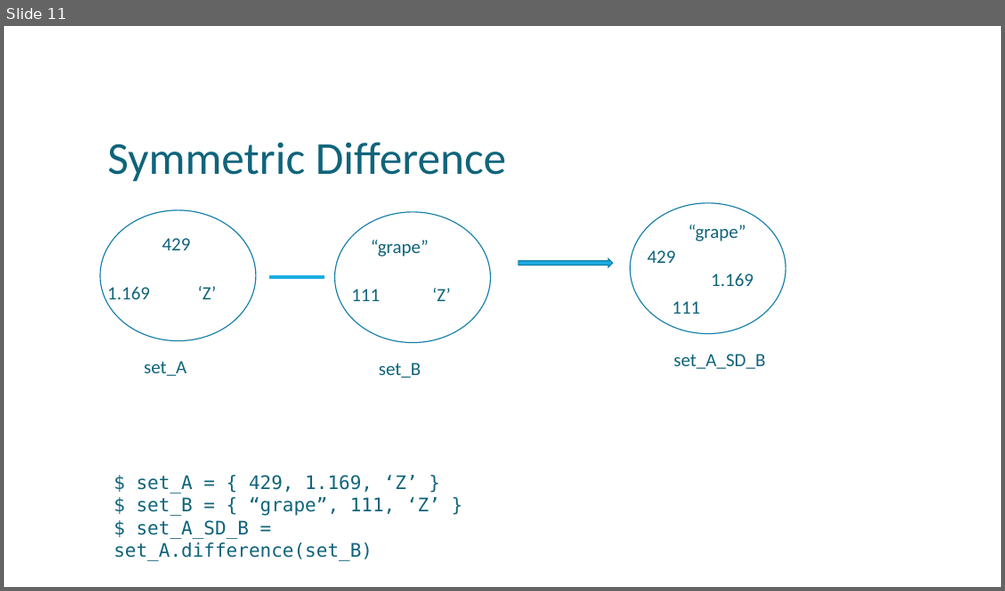
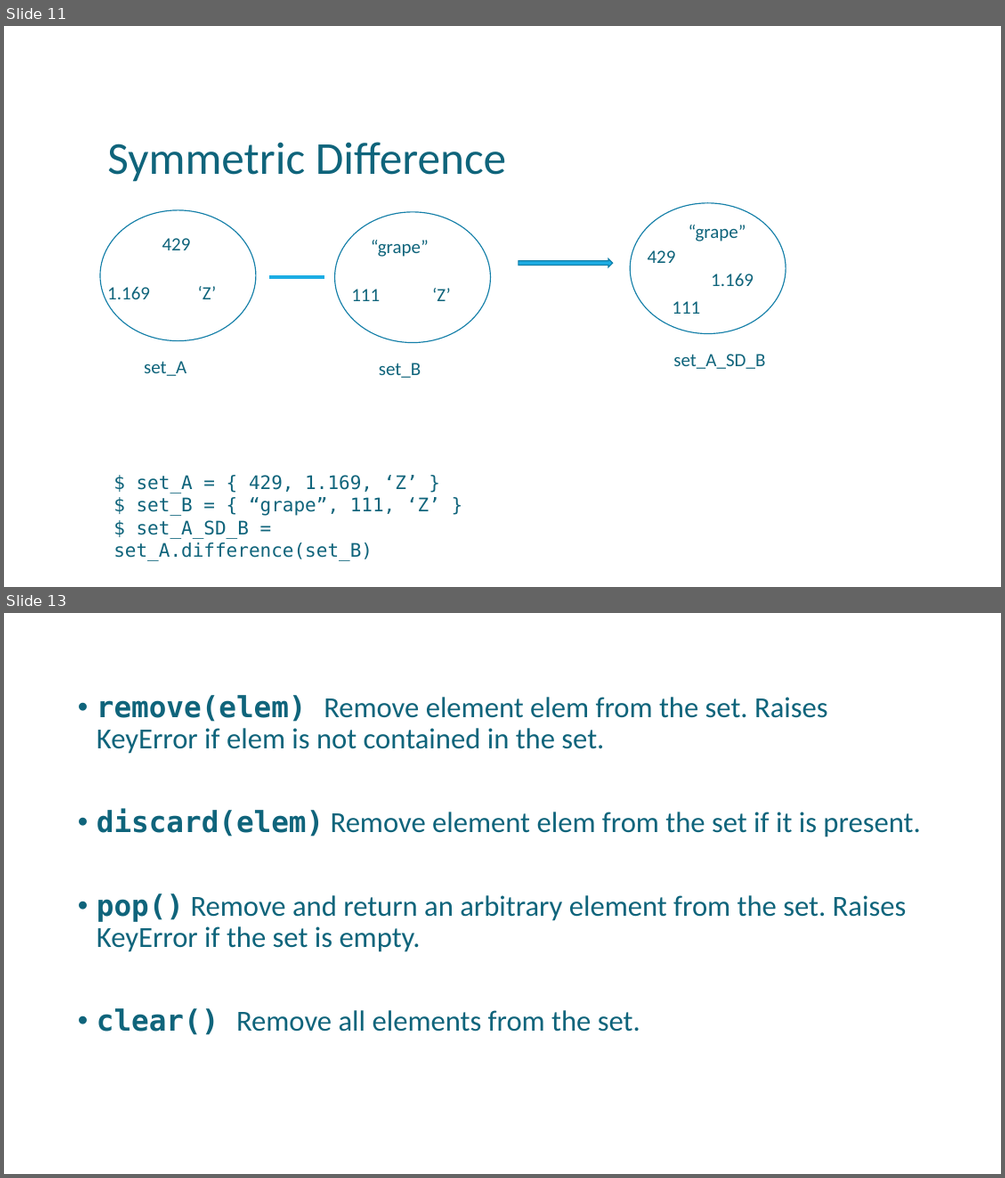
Before and after one commit to uday87j/teach_python, a slide deck: fundamentals/7-Set.pptx. Shown one above the other, each under a label of ours: slide 11 before the commit, slides 11 and 13 after it; the slides between them are not shown. The pictures are 1005x591 and 1005x1178 pixels, drawn with LibreOffice and Linux fonts; fonts in the diff are those of the drawing. Boxes give left, top, right and bottom in pixels: in the first picture for what was removed or moved away, otherwise in the second. Text is boxed around its words. In the diff, an @@ line names an element or a change of style, - is before the commit and + after.

```diff
--- a/fundamentals/7-Set.pptx
+++ b/fundamentals/7-Set.pptx
@@ slide 13 added at (4, 613, 1001, 1174), background #FFFFFF @@
@@ text added at (97, 695, 920, 1035), 28 pt, text #0F647B @@
+• remove(elem) Remove element elem from the set. Raises KeyError if elem is not contained in the set.
+• discard(elem) Remove element elem from the set if it is present.
+• pop() Remove and return an arbitrary element from the set. Raises KeyError if the set is empty.
+• clear() Remove all elements from the set.
```
Also in this commit, not shown: 5 slides changed, 1 other slide added.
